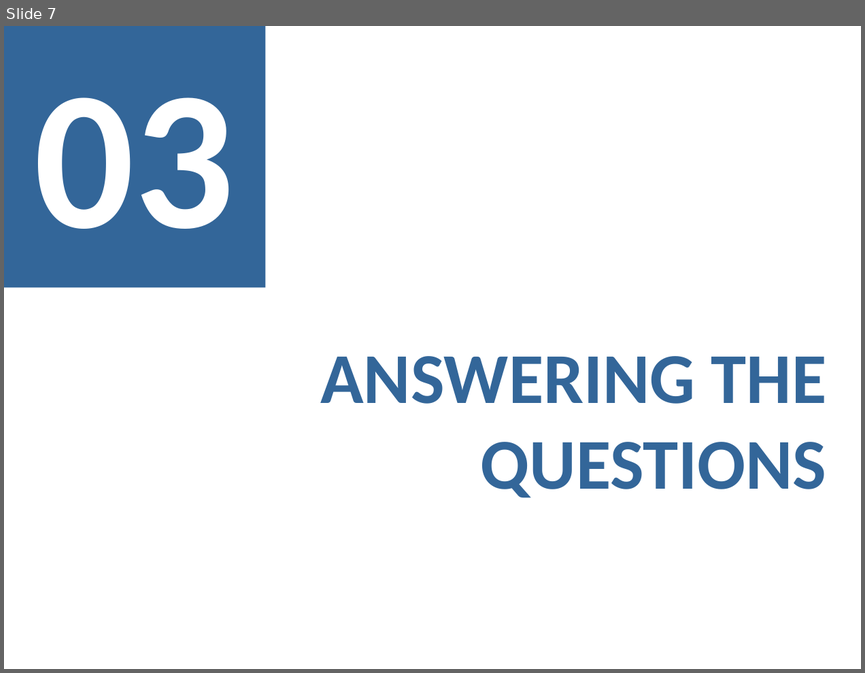
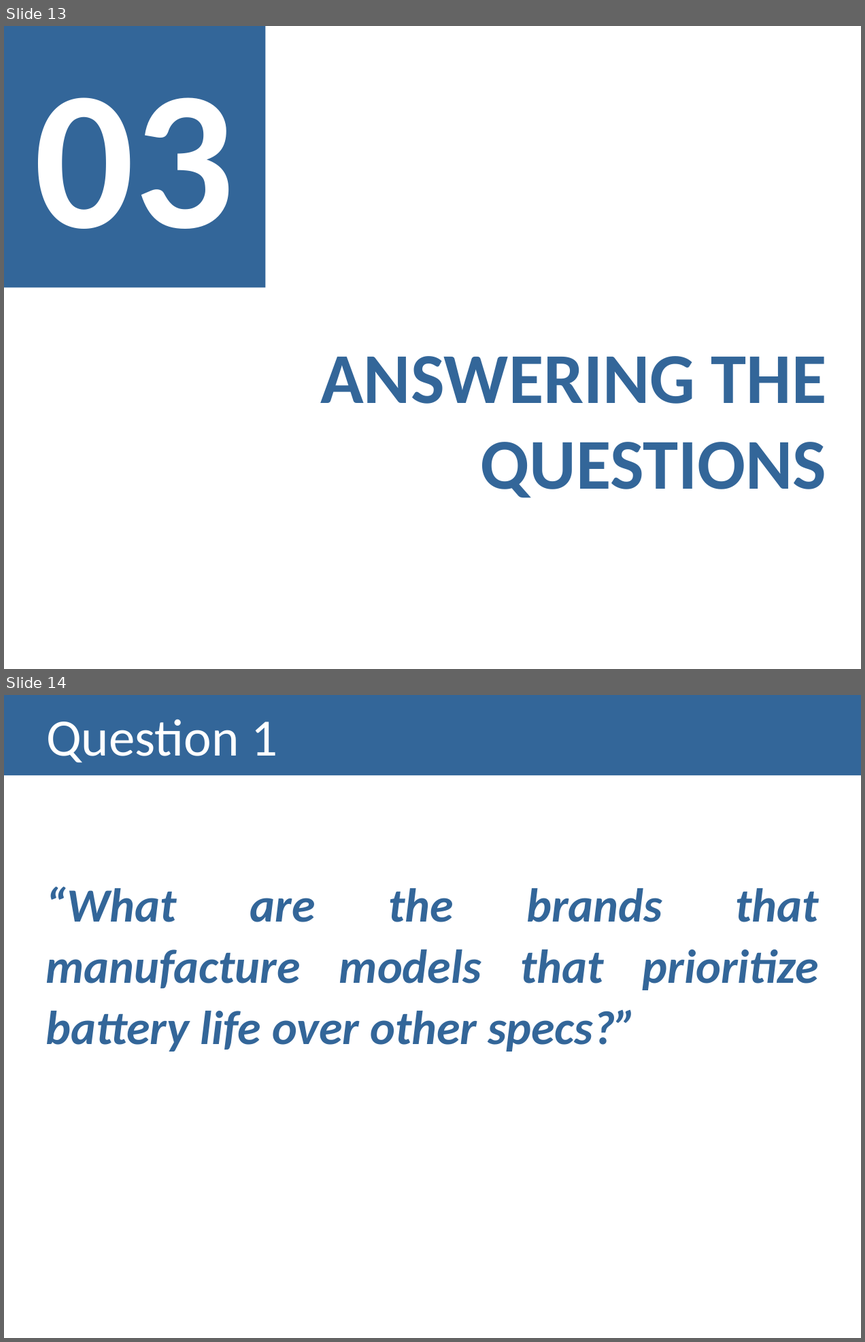
Before and after one commit to isabelSoares/IV-2021, a slide deck: Checkpoints Outline/Checkpoint 3/Checkpoint 3 - G16.pptx. Shown one above the other, each under a label of ours: slide 7 before the commit, slides 13 and 14 after it. The pictures are 865x673 and 865x1342 pixels, drawn with LibreOffice and Linux fonts; fonts in the diff are those of the drawing. Boxes give left, top, right and bottom in pixels: in the first picture for what was removed or moved away, otherwise in the second. Text is boxed around its words. In the diff, an @@ line names an element or a change of style, - is before the commit and + after.

```diff
--- a/Checkpoints Outline/Checkpoint 3/Checkpoint 3 - G16.pptx
+++ b/Checkpoints Outline/Checkpoint 3/Checkpoint 3 - G16.pptx
@@ slide 14 added at (x1=4, y1=695, x2=861, y2=1338), background #FFFFFF @@
@@ title added at (x1=4, y1=695, x2=861, y2=775), fill #336699, 44 pt, text #FFFFFF @@
+Question 1
@@ text added at (x1=45, y1=886, x2=819, y2=1051), 40 pt, text #336699, bold, italic @@
+“What are the brands that manufacture models that prioritize battery life over other specs?”
@@ what was slide 7 is now slide 13 @@
```
Also in this commit, not shown: 23 other slides added, 4 slides removed, 2 other files.
